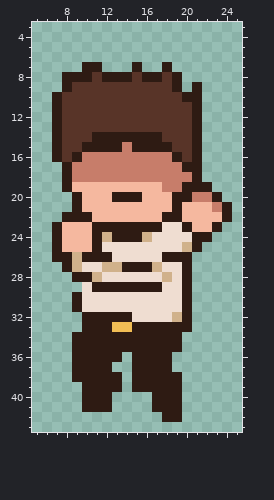
File history of a pixel-art sprite, sprites/Stanley/spr_kris_fall_turnaround_3.png. This is how it looked before the edit.
The file is 29x50 pixels. Shown: x 5..25, y 3..43.
Once edited:
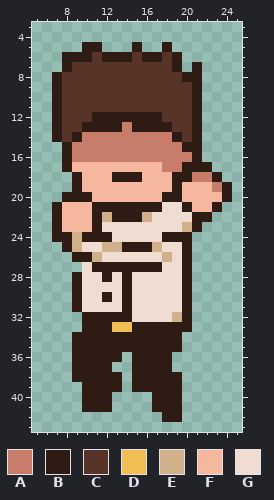
Palette (. is transparent): A #c77d6a  B #2e1b13  C #583428  D #f1be55  E #d0b18b  F #f5b89f  G #efddd1
Changes in this commit:
@@ x 5..25 @@
  4 .....................
- 5 .....................
- 6 .....................
- 7 .....BB...B..B.......
- 8 ...BBBCBBBCBBCB......
- 9 ...BCCCCCCCCCCB.B....
-10 ..BCCCCCCCCCCCCBB....
+ 5 .....BB...B..B.......
+ 6 ...BBBCBBBCBBCB......
+ 7 ...BCCCCCCCCCCB.B....
+ 8 ..BCCCCCCCCCCCCBB....
+ 9 ..BCCCCCCCCCCCCCB....
+10 ..BCCCCCCCCCCCCCB....
 11 ..BCCCCCCCCCCCCCB....
-12 ..BCCCCCCCCCCCCCB....
-13 ..BCCCCCCCCCCCCCB....
-14 ..BCCCBBBBBBBCCCB....
-15 ..BCCBBBBABBBBCCB....
-16 ..BCBAAAAAAAAABCB....
-17 ...BAAAAAAAAAAABB....
-18 ...BAAAAAAAAAAAAB....
-19 ...BFFFFFFFFFAABBB...
-20 ....BFFFBBBFFFBBAAB..
-21 ....BFFFFFFFFFBFFFAB.
-22 ...BBBFFFFFFFBBFFFFB.
-23 ..BFFFBBBBBBBGGBFFB..
-24 ..BFFFBEBBBEGGGGBB...
-25 ..BFFFBGGGGGGGGEB....
-26 ..BBEBBBGGGGGBBB.....
-27 ...BEGGEEBBBEGGB.....
-28 ....BBEGGGGGGEGB.....
-29 .....GBBBBBBBGGB.....
-30 ....BGGGGGGGGGGB.....
-31 ....BGGGGGGGGGGB.....
+12 ..BCCCBBBBBBBCCCB....
+13 ..BCCBBBBABBBBCCB....
+14 ..BCBAAAAAAAAABCB....
+15 ...BAAAAAAAAAAABB....
+16 ...BAAAAAAAAAAAAB....
+17 ...BFFFFFFFFFAABBB...
+18 ....BFFFBBBFFFBBAAB..
+19 ....BFFFFFFFFFBFFFAB.
+20 ...BBBFFFFFFFBBFFFFB.
+21 ..BFFFBBBBBBBGGBFFB..
+22 ..BFFFBEBBBEGGGGBB...
+23 ..BFFFBGGGGGGGGEB....
+24 ..BBEBBBGGGGGBBB.....
+25 ...BEGGEEBBBEGGB.....
+26 ....BBEGGGGGGEGB.....
+27 .....GBBBBBBBGGB.....
+28 ....BGGBGBGGGGGB.....
+29 ....BGGGGBGGGGGB.....
+30 ....BGGBGBGGGGGB.....
+31 ....BGGGGBGGGGGB.....
 32 .....BBBBBGGGGEB.....
